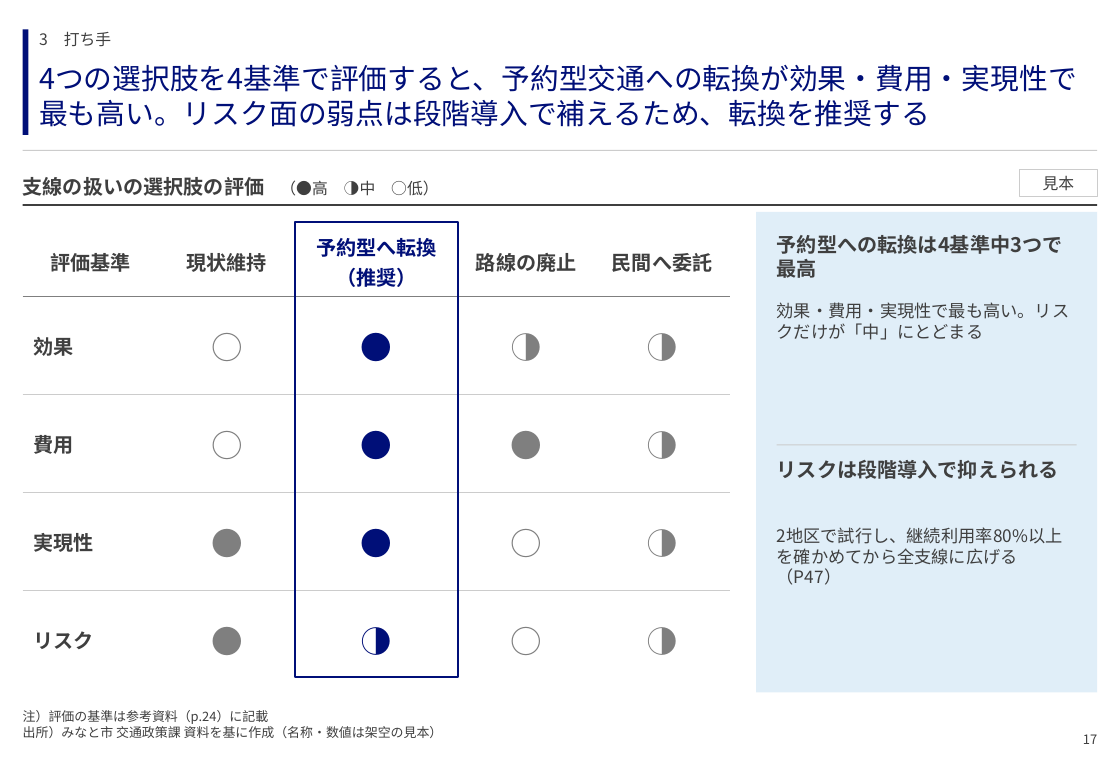
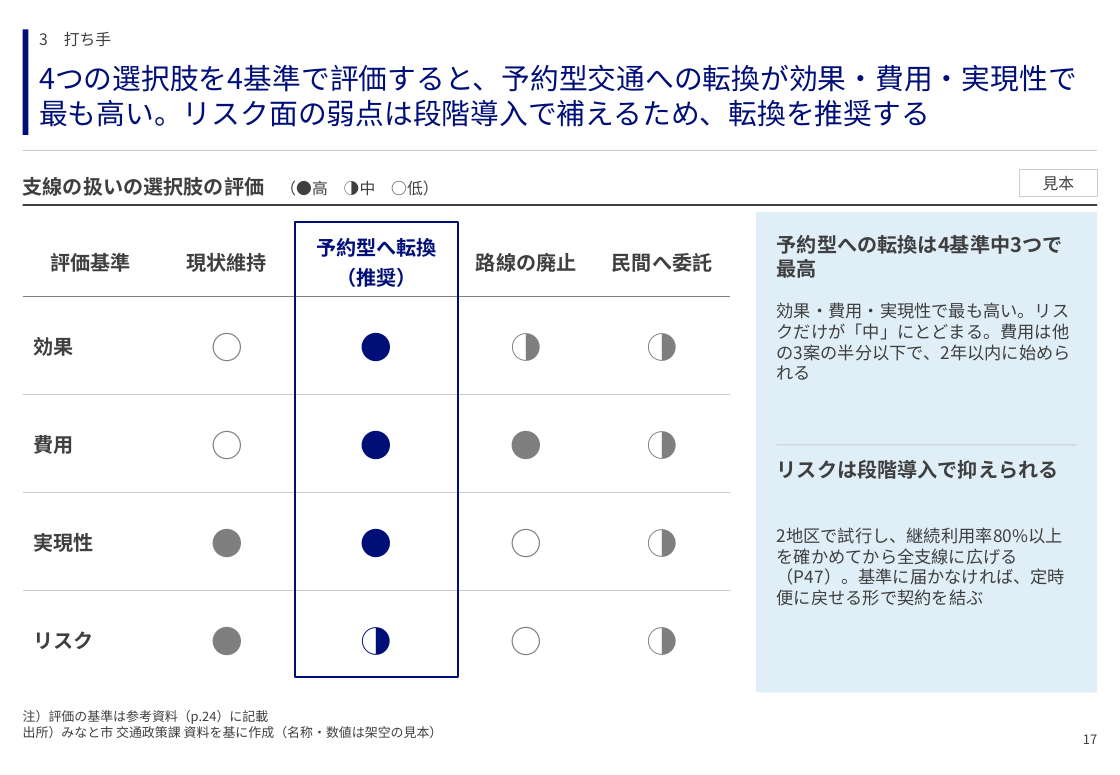
Before and after one commit to GontaHH/slide_builder, a slide deck: slide 17 of patterns/pattern-deck.pptx. Drawn at 1120x775 pixels with LibreOffice and Linux fonts; fonts in the diff are those of the drawing. Boxes give left, top, right and bottom in pixels: in the first picture for what was removed or moved away, otherwise in the second. Text is boxed around its words. In the diff, an @@ line names an element or a change of style, - is before the commit and + after.

```diff
--- a/patterns/pattern-deck.pptx
+++ b/patterns/pattern-deck.pptx
@@ text at <box>777,302,1071,361</box>: text changed @@
-効果・費用・実現性で最も高い。リスクだけが「中」にとどまる
+効果・費用・実現性で最も高い。リスクだけが「中」にとどまる。費用は他の3案の半分以下で、2年以内に始められる
@@ text at <box>777,527,1065,606</box>: text changed @@
-2地区で試行し、継続利用率80%以上を確かめてから全支線に広げる（P47）
+2地区で試行し、継続利用率80%以上を確かめてから全支線に広げる（P47）。基準に届かなければ、定時便に戻せる形で契約を結ぶ
```
Also in this commit, not shown: 123 other slides changed, 3 other files.
